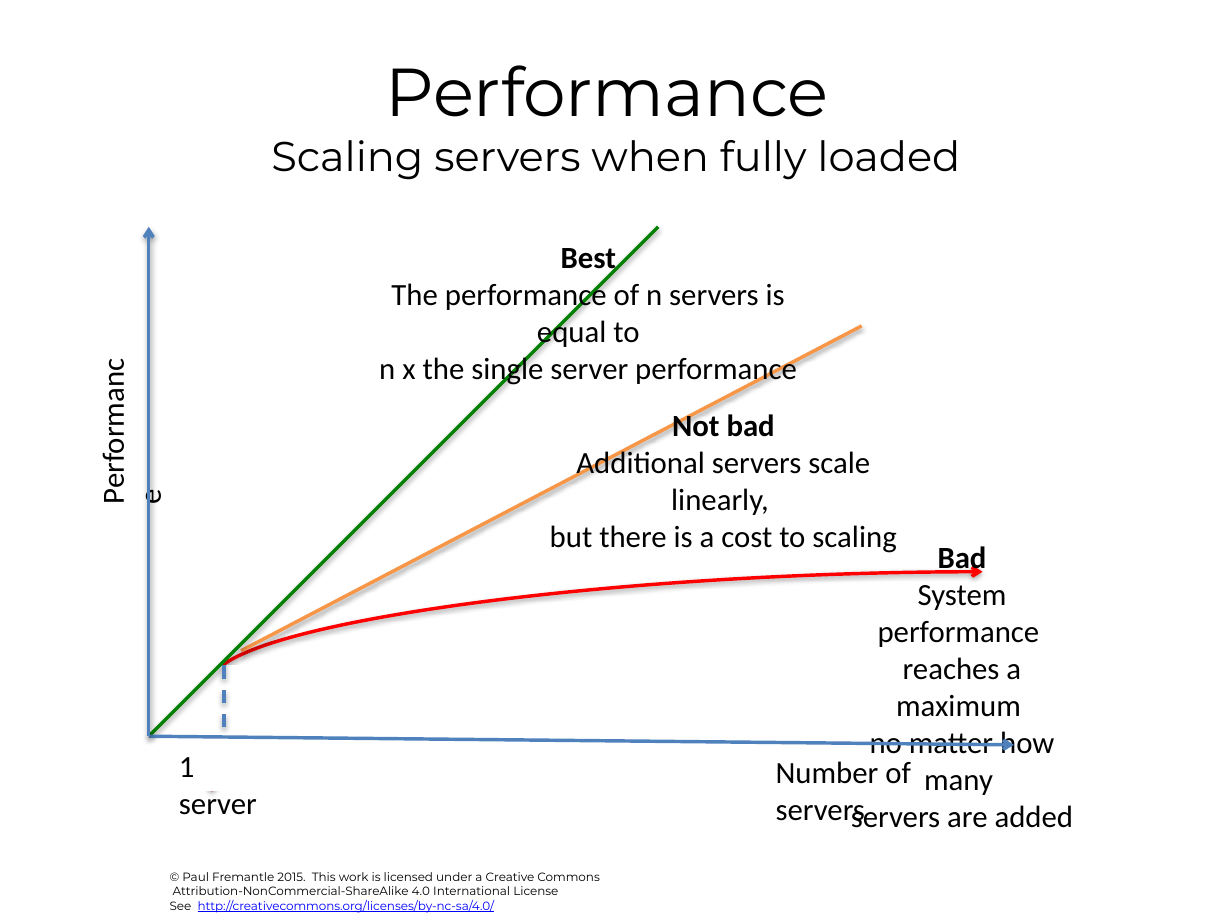
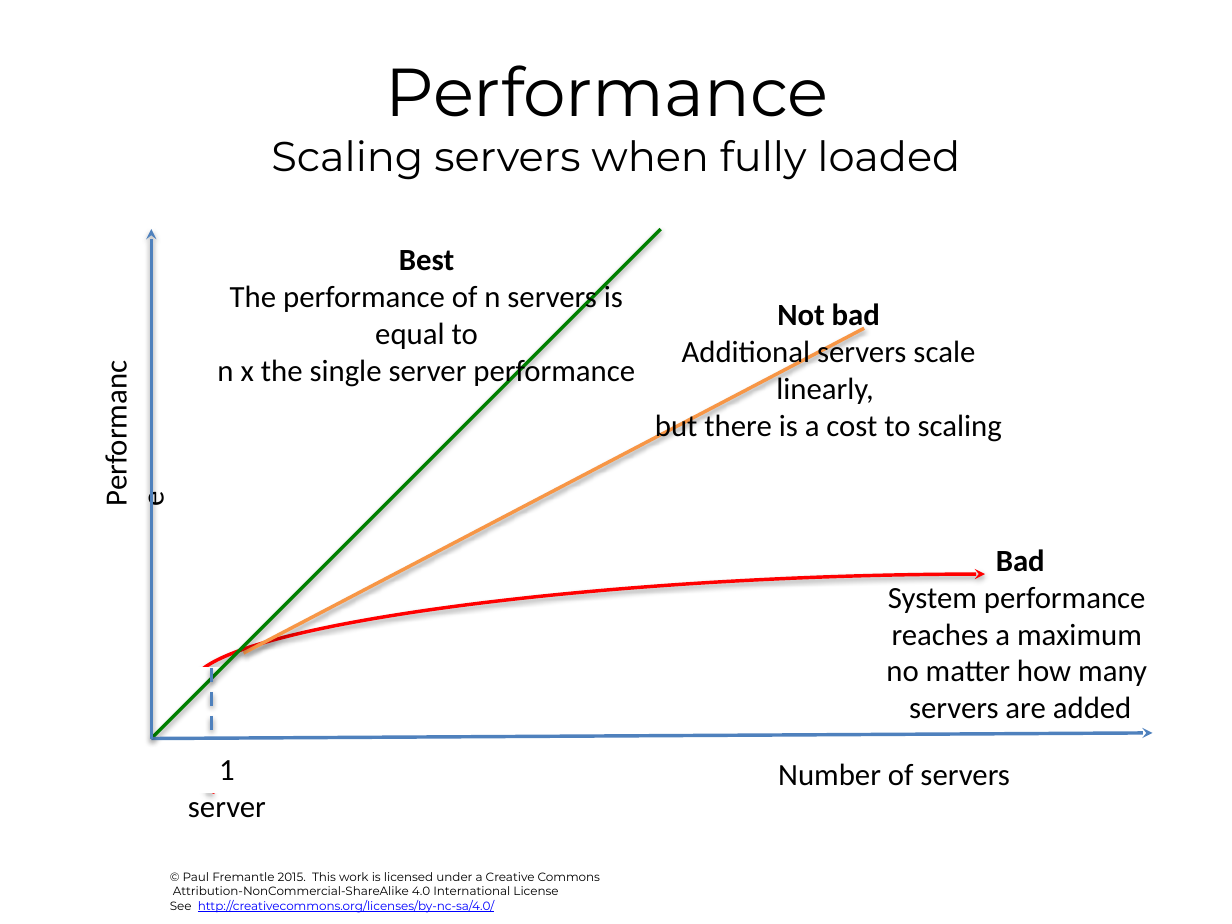
Before and after one commit to pzfreo/ox-clo, a slide deck: slide 21 of pres-source/03-cloud-computing-background.pptx. Drawn at 1232x924 pixels with LibreOffice and Linux fonts; fonts in the diff are those of the drawing; background and template pictures are left out. Boxes give left, top, right and bottom in pixels: in the first picture for what was removed or moved away, otherwise in the second. Text is boxed around its words. In the diff, an @@ line names an element or a change of style, - is before the commit and + after.

```diff
--- a/pres-source/03-cloud-computing-background.pptx
+++ b/pres-source/03-cloud-computing-background.pptx
@@ arrow (152, 738) - (152, 229): arrowheads changed @@
@@ text "Best": place and size @@
-text "Best" at [379, 248, 797, 387]
+text "Best" at [217, 250, 635, 389]
@@ text "Not bad": place and size @@
-text "Not bad" at [550, 410, 896, 553]
+text "Not bad" at [655, 303, 1002, 444]
@@ text "Bad" rewrapped from [851, 542, 1074, 828] to [886, 549, 1147, 719] @@
@@ curved double arrow (214, 795) - (986, 574): arrowheads changed; route changed @@
@@ rectangle "1 server": place and size @@
-rectangle "1 server" at [163, 665, 286, 790]
+rectangle "1 server" at [134, 668, 287, 792]
@@ line moved from (224, 665) - (224, 734) to (212, 668) - (212, 737) @@
@@ arrow moved from (149, 737) - (1014, 745) to (152, 738) - (1152, 733) @@
@@ arrow (152, 738) - (1152, 733): arrowheads changed @@
@@ text "1 server" at [188, 760, 266, 818]: alignment left to centre @@
@@ text "Number of servers" rewrapped from [776, 761, 911, 828] to [778, 763, 1010, 786] @@
```
Also in this commit, not shown: 36 other slides changed, 45 other files.
